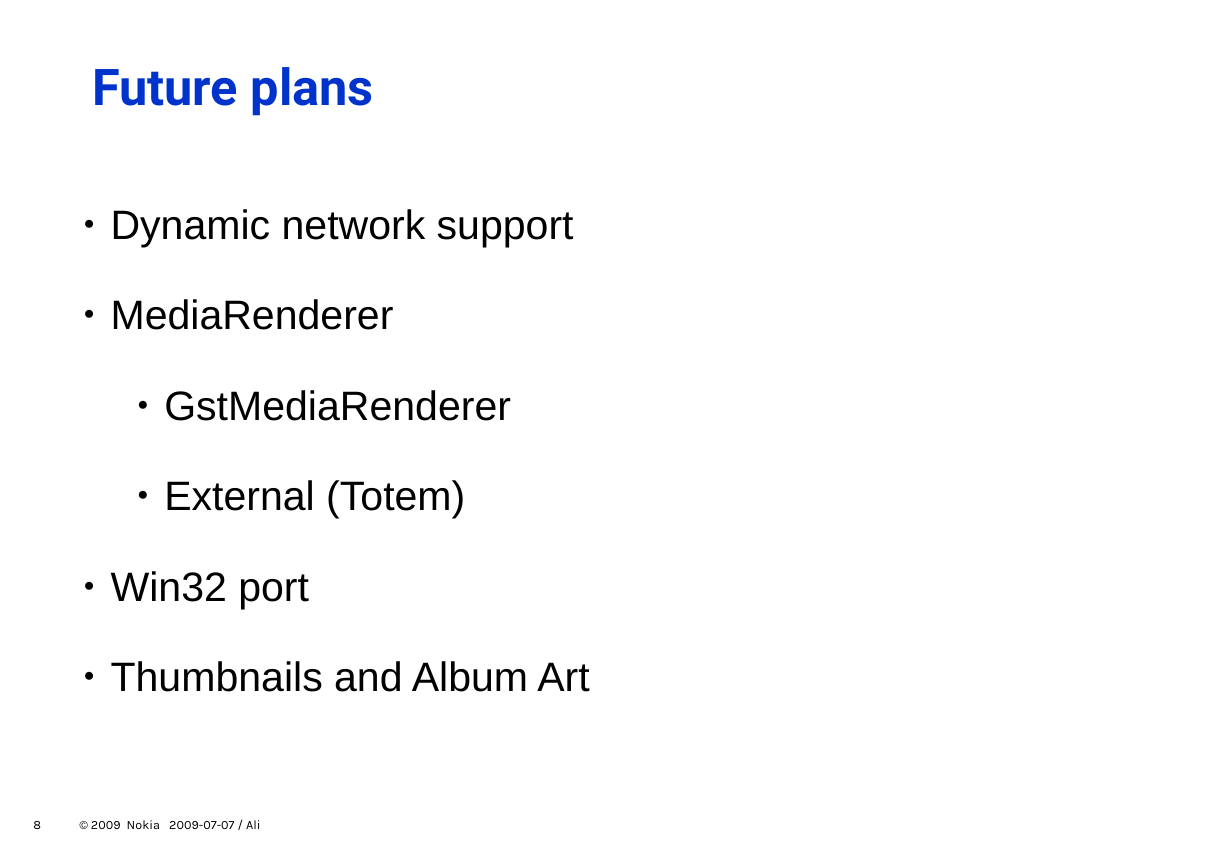
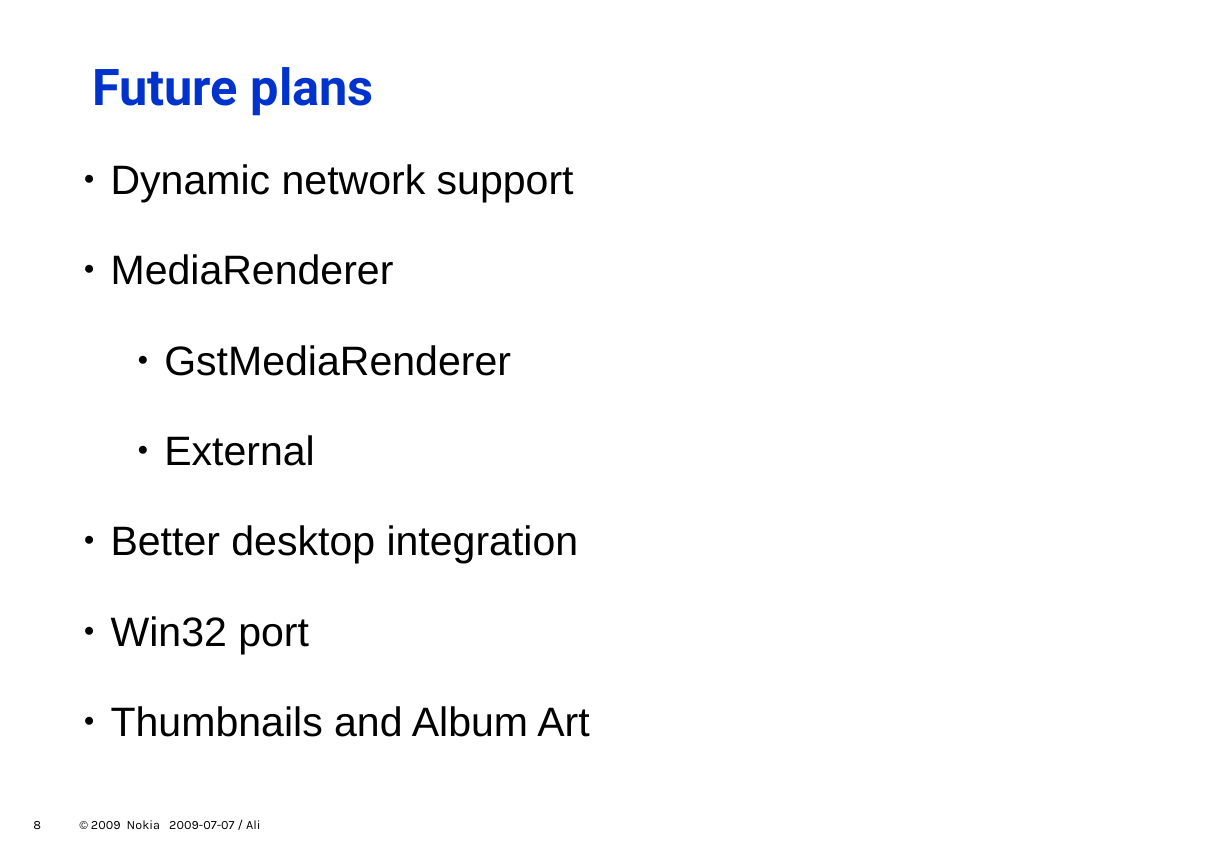
Before and after one commit to zeenix/rygel-presentation-2009, a slide deck: slide 8 of slides.odp. Drawn at 1232x853 pixels with LibreOffice and Linux fonts; fonts in the diff are those of the drawing; background and template pictures are left out. Boxes give left, top, right and bottom in pixels: in the first picture for what was removed or moved away, otherwise in the second. Text is boxed around its words. In the diff, an @@ line names an element or a change of style, - is before the commit and + after.

Commit message:
Add "Better desktop integration" to "Future plans"

```diff
--- a/slides.odp
+++ b/slides.odp
@@ text "Dynamic network support": place and size @@
-text "Dynamic network support" at [111, 209, 589, 692]
+text "Dynamic network support" at [111, 164, 589, 737]
@@ text at [111, 435, 579, 564]: text changed @@
-      ● External (Totem)
+      ● External
+  ● Better desktop integration
```
Also in this commit, not shown: 1 other slide changed.
